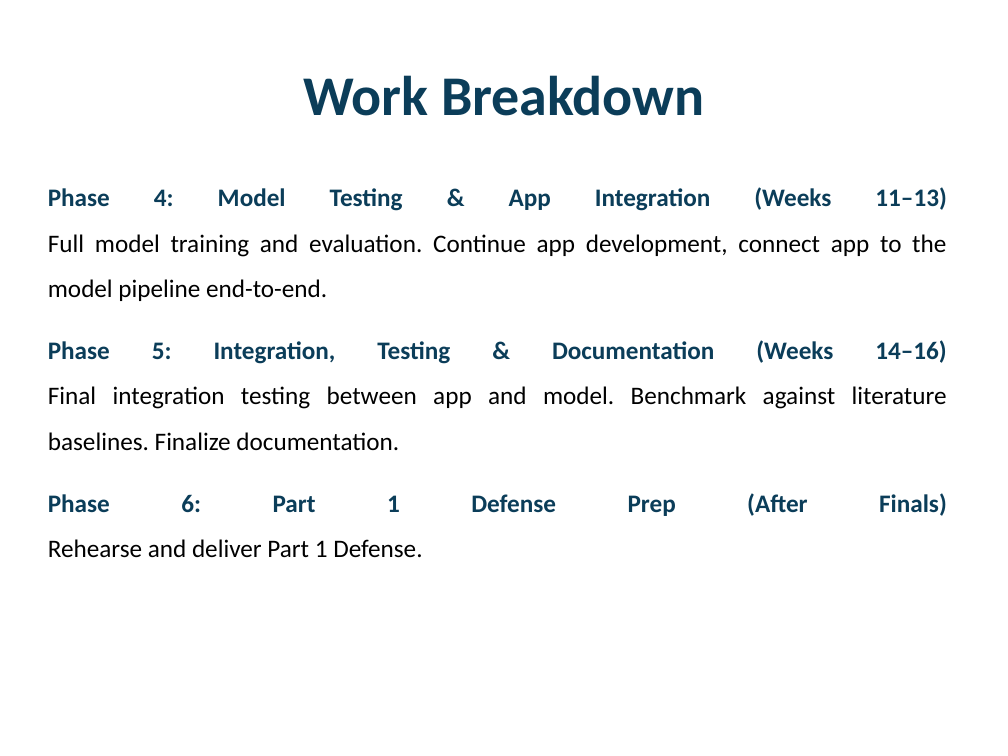
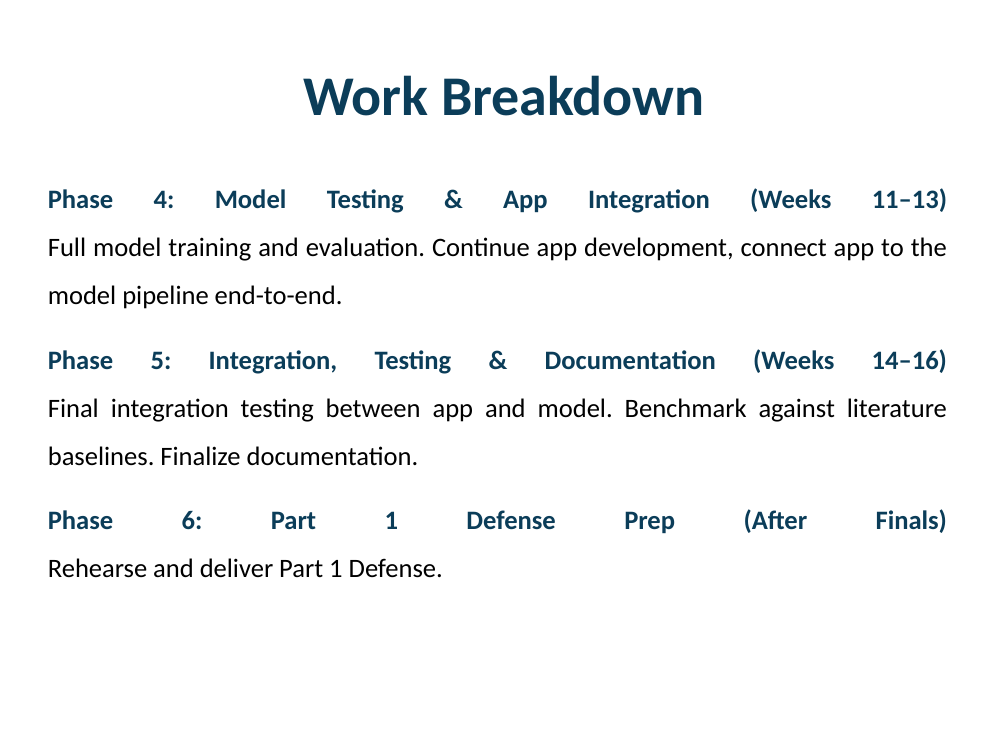
Before and after one commit to Jaffar-Kazmi/GLANCE, a slide deck: slide 24 of docs/proposal/slides.pptx (slide 23 before the commit). Drawn at 1008x756 pixels with LibreOffice and Linux fonts; fonts in the diff are those of the drawing; background and template pictures are left out. Boxes give left, top, right and bottom in pixels: in the first picture for what was removed or moved away, otherwise in the second. Text is boxed around its words. In the diff, an @@ line names an element or a change of style, - is before the commit and + after.

```diff
--- a/docs/proposal/slides.pptx
+++ b/docs/proposal/slides.pptx
@@ text "Phase 4: Model Testing & ..." at (48, 188, 947, 578): size 18 to 19 pt @@
```
Also in this commit, not shown: 5 other slides changed, 1 slide added.
